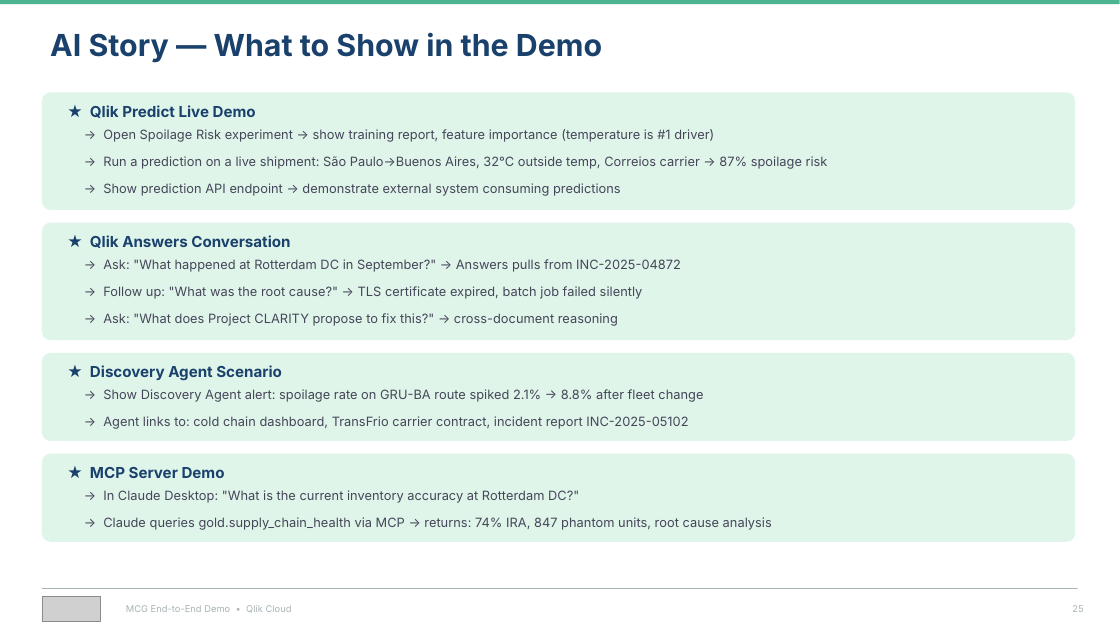
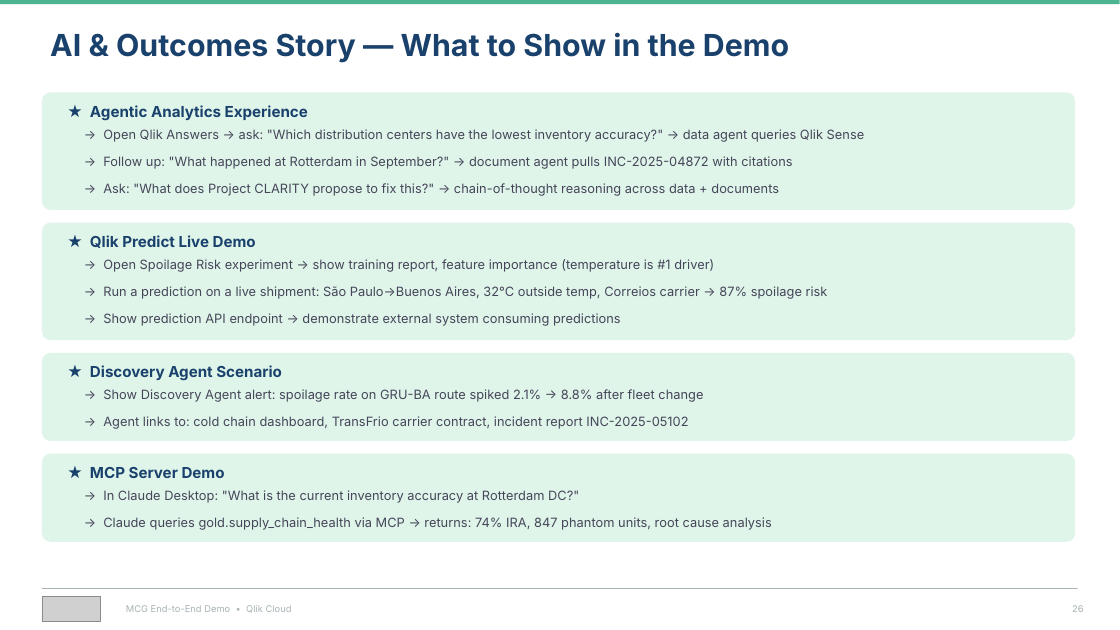
Before and after one commit to robertschoenfeldqlik/meridan_retail_group_qlik_demo_assets, a slide deck: slide 26 of MCG_Demo_Overview_Four_Stories.pptx (slide 25 before the commit). Drawn at 1120x630 pixels with LibreOffice and Linux fonts; fonts in the diff are those of the drawing; grey boxes stand for pictures. Boxes give left, top, right and bottom in pixels: in the first picture for what was removed or moved away, otherwise in the second. Text is boxed around its words. In the diff, an @@ line names an element or a change of style, - is before the commit and + after.

```diff
--- a/MCG_Demo_Overview_Four_Stories.pptx
+++ b/MCG_Demo_Overview_Four_Stories.pptx
@@ text at (50,32,789,63): text changed @@
-AI Story — What to Show in the Demo
+AI & Outcomes Story — What to Show in the Demo
@@ text at (90,105,308,121): text changed @@
-★ Qlik Predict Live Demo
+★ Agentic Analytics Experience
@@ text at (103,129,865,142): text changed @@
-→ Open Spoilage Risk experiment → show training report, feature importance (temperature is #1 driver)
+→ Open Qlik Answers → ask: "Which distribution centers have the lowest inventory accuracy?" → data agent queries Qlik Sense
@@ text at (103,156,792,169): text changed @@
-→ Run a prediction on a live shipment: São Paulo→Buenos Aires, 32°C outside temp, Correios carrier → 87% spoilage risk
+→ Follow up: "What happened at Rotterdam in September?" → document agent pulls INC-2025-04872 with citations
@@ text at (103,183,779,196): text changed @@
-→ Show prediction API endpoint → demonstrate external system consuming predictions
+→ Ask: "What does Project CLARITY propose to fix this?" → chain-of-thought reasoning across data + documents
@@ text at (90,235,256,248): text changed @@
-★ Qlik Answers Conversation
+★ Qlik Predict Live Demo
@@ text at (103,259,714,272): text changed @@
-→ Ask: "What happened at Rotterdam DC in September?" → Answers pulls from INC-2025-04872
+→ Open Spoilage Risk experiment → show training report, feature importance (temperature is #1 driver)
@@ text at (103,286,828,299): text changed @@
-→ Follow up: "What was the root cause?" → TLS certificate expired, batch job failed silently
+→ Run a prediction on a live shipment: São Paulo→Buenos Aires, 32°C outside temp, Correios carrier → 87% spoilage risk
@@ text at (103,313,621,326): text changed @@
-→ Ask: "What does Project CLARITY propose to fix this?" → cross-document reasoning
+→ Show prediction API endpoint → demonstrate external system consuming predictions
```
Also in this commit, not shown: 17 other slides changed, 1 slide added, 21 other files.
